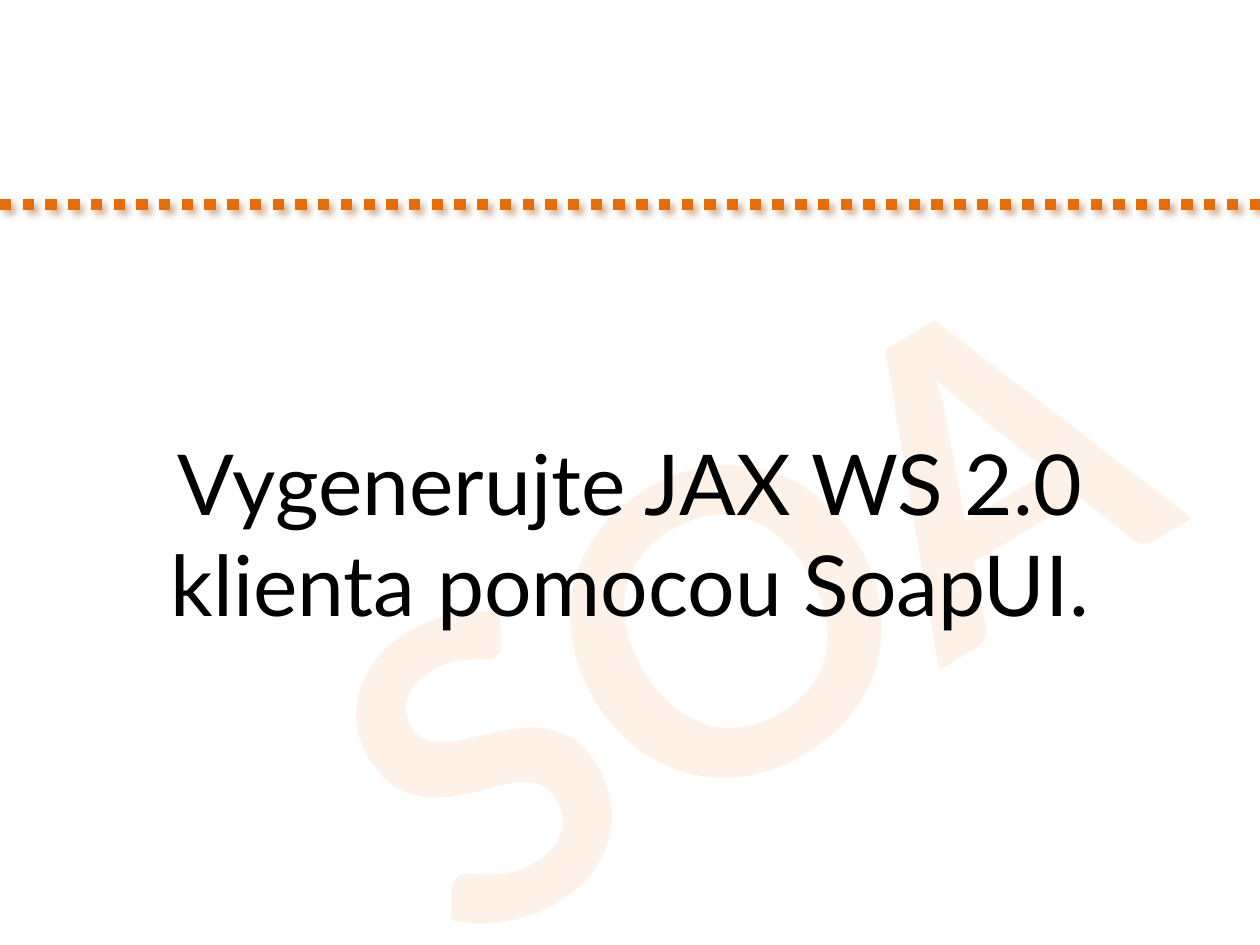
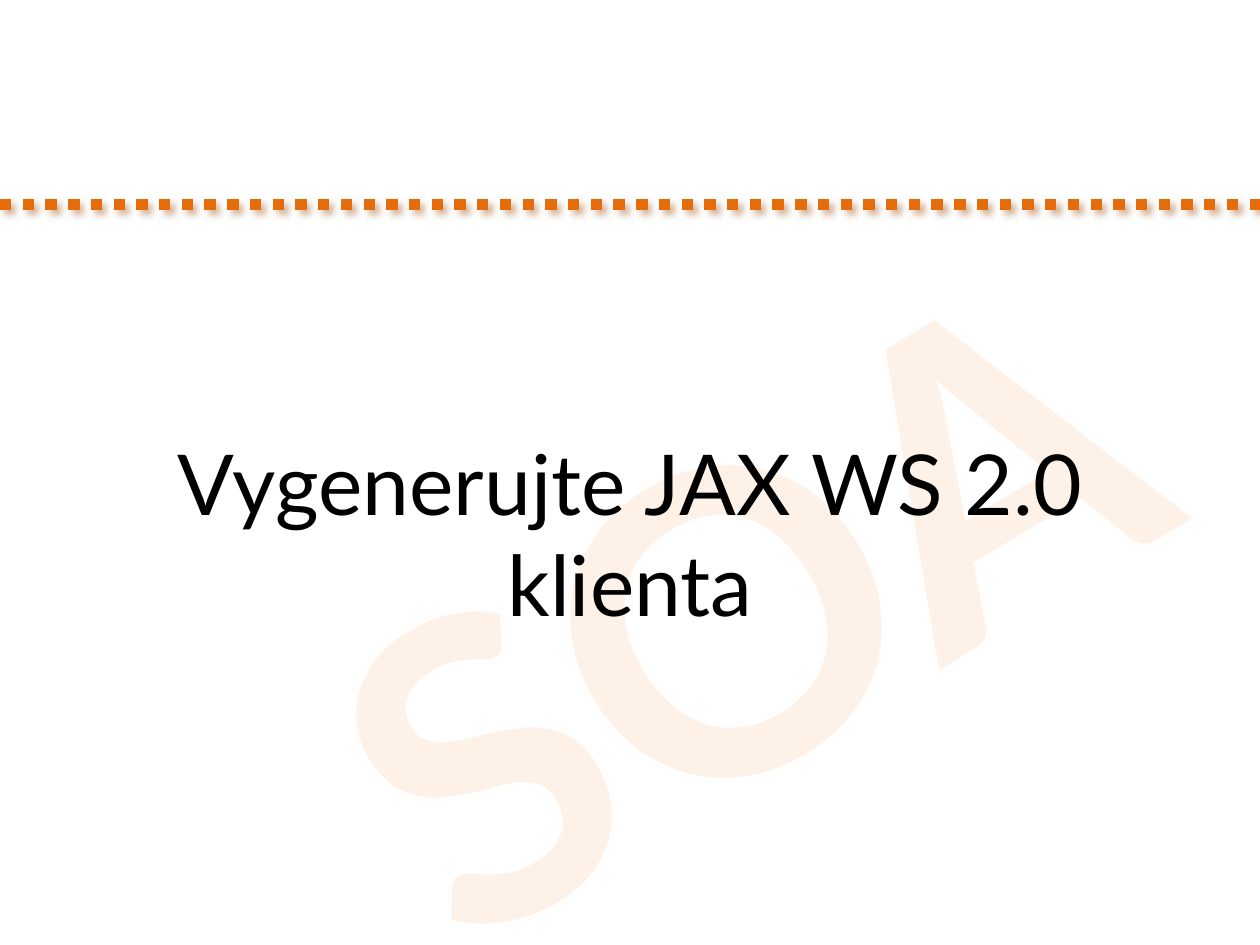
Before and after one commit to novotnyr/kopr-portal, a slide deck: slide 25 of slides/kopr-soap-web-services.pptx. Drawn at 1260x945 pixels with LibreOffice and Linux fonts; fonts in the diff are those of the drawing. Boxes give left, top, right and bottom in pixels: in the first picture for what was removed or moved away, otherwise in the second. Text is boxed around its words. In the diff, an @@ line names an element or a change of style, - is before the commit and + after.

Commit message:
Dodany popis pre generovanie SOAP klienta v Java 9

```diff
--- a/slides/kopr-soap-web-services.pptx
+++ b/slides/kopr-soap-web-services.pptx
@@ text at [178,453,1082,617]: text changed @@
-Vygenerujte JAX WS 2.0 klienta pomocou SoapUI.
+Vygenerujte JAX WS 2.0 klienta
```
Also in this commit, not shown: 1 other slide changed, 2 slides added, 6 slides removed, 1 other file.
